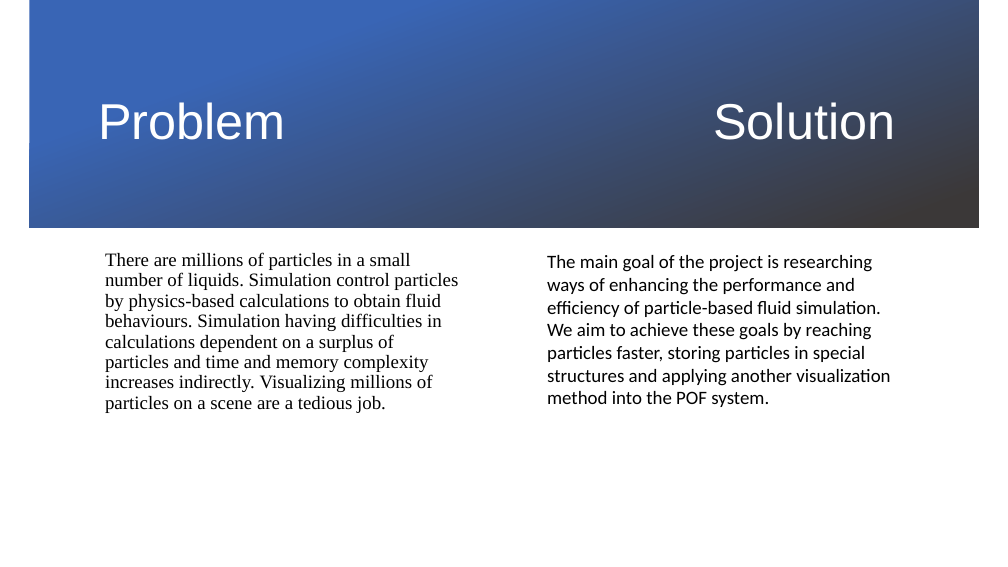
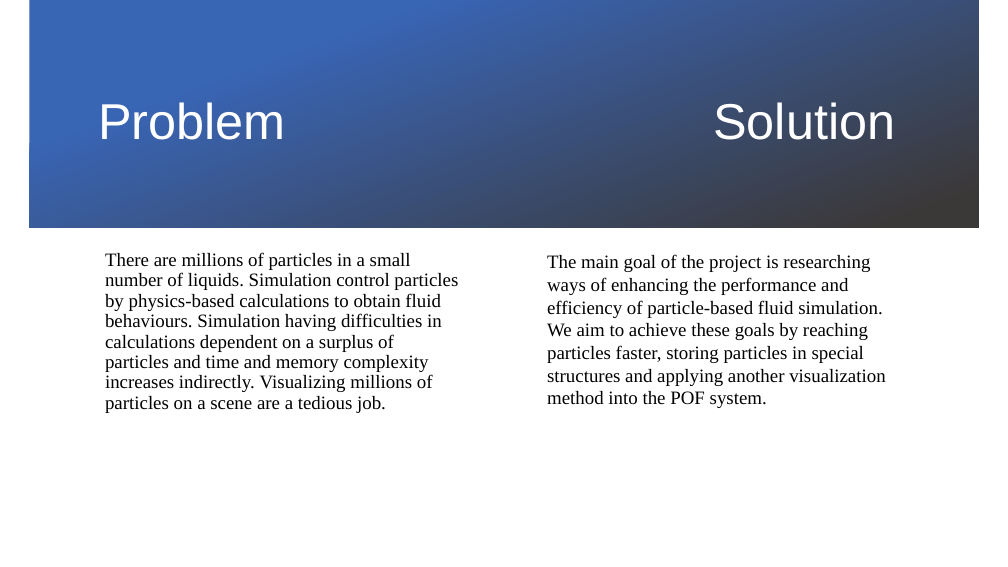
Before and after one commit to BudakBaran/POF, a slide deck: slide 2 of Docs/Documents/Slide/New version/POFslide v1.pptx. Drawn at 1008x567 pixels with LibreOffice and Linux fonts; fonts in the diff are those of the drawing; background and template pictures are left out. Boxes give left, top, right and bottom in pixels: in the first picture for what was removed or moved away, otherwise in the second. Text is boxed around its words. In the diff, an @@ line names an element or a change of style, - is before the commit and + after.

```diff
--- a/Docs/Documents/Slide/New version/POFslide v1.pptx
+++ b/Docs/Documents/Slide/New version/POFslide v1.pptx
@@ text "The main goal of the ..." at [547,254,885,408]: font Calibri to Times New Roman @@
```
Also in this commit, not shown: 7 other slides changed, 1 slide added, 17 other files.
